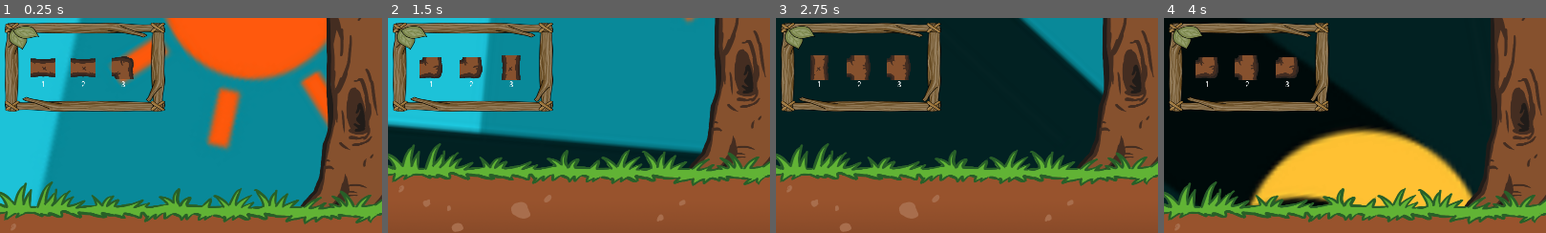
Above: before the commit, frames 1-4 (left to right).
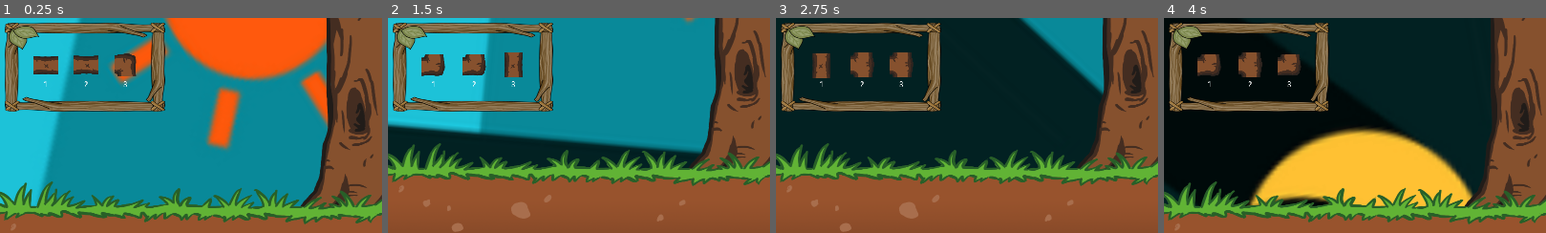
Above: after the commit, the same moments.

Repository: DEF-42/treeOfLife
Game: Godot game, scene res://Scenes/World.tscn
Two runs of this game, one before a commit and one after it. Both use one fixed random seed, a clock stepped at 60 frames per second and the inputs below. The engine's default icon, where the game draws it, is replaced by a stand-in: a white triangle on a blue panel in a dark square.
Inputs:
- Up to frame 1 (0.25 s): no input
- Up to frame 2 (1.5 s): hold Right (ui_right) 0.53-1.28 s; tap Keypad 1 (first_root) at 0.6 s; hold Down (ui_down) from 1.28 s (still down); tap Keypad 0 (rotate_roots) at 1.35 s
- Up to frame 3 (2.75 s): release Down (ui_down) at 2.03 s; hold Right (ui_right) from 2.03 s (still down); tap Keypad 2 (second_root) at 2.1 s
- Up to frame 4 (4 s): release Right (ui_right) at 2.78 s; hold Up (ui_up) 2.78-3.53 s; tap Keypad 3 (third_root) at 2.85 s; hold Left (ui_left) from 3.53 s (still down); tap Keypad 1 (first_root) at 3.6 s
The pictures show only the part of the screen within x 0-50%, y 0-50%; the shares and areas given below are measured in that part.

The runs differ from the first frame. In frame 1, 1.4% of the frame differs, in the area x 8-36%, y 16-32%; in frame 2, 1.3%; in frame 3, 1.4%; in frame 4, 1.3%.

Commit message:
rework grid

Diff:
--- a/Autoloads/GameBus.gd
+++ b/Autoloads/GameBus.gd
@@ -36,12 +36,9 @@
 	var attribute_coordinates = _attribute_coordinates(root_position)
 	var free = true;
 	for x in grid:
-		if (x.position == attribute_coordinates && !x.passable):
+		if (x.position == attribute_coordinates && !x.node.passable):
 			free = false;
 			break;
-
-	if (free):
-		_add_to_grid(root_position, "root")
 
 	return free;
 
@@ -49,16 +46,11 @@
 	return grid
 
 
-func _add_to_grid(root_position: Vector2, type: String):
-	grid.append({"position": _attribute_coordinates(root_position), "type": type, "passable": _get_type_passable_def(type)})
+func _add_to_grid(root_position: Vector2, node: Node2D):
+	grid.append({"position": _attribute_coordinates(root_position), "node": node})
 
 func _attribute_coordinates(root_position: Vector2) -> Vector2:
 	return Vector2(root_position.x / cell_size.x, root_position.y / cell_size.y)
 
 func invert_day_state():
 	set_day_cycle_state(!get_day_cycle_state())
-
-func _get_type_passable_def(type: String) -> bool:
-	if type == "root" || type == "rock":
-		return false
-	return true
--- a/Scenes/UI/RootSelector.tscn
+++ b/Scenes/UI/RootSelector.tscn
@@ -1,10 +1,9 @@
-[gd_scene load_steps=6 format=2]
+[gd_scene load_steps=5 format=2]
 
-[ext_resource path="res://Assets/UI/placeholder_root.png" type="Texture" id=1]
+[ext_resource path="res://Scenes/Underground/Items/Root.tscn" type="PackedScene" id=1]
 [ext_resource path="res://Assets/roboto_24.tres" type="DynamicFont" id=2]
 [ext_resource path="res://Assets/UI/placeholder_root_selector_frame.png" type="Texture" id=3]
 [ext_resource path="res://Scripts/UI/RootSelector.gd" type="Script" id=4]
-[ext_resource path="res://Assets/Underground/root_I.png" type="Texture" id=5]
 
 [node name="RootSelector" type="Node2D"]
 script = ExtResource( 4 )
@@ -15,9 +14,9 @@
 texture = ExtResource( 3 )
 
 [node name="SelectKeyLabel" type="Label" parent="."]
-margin_left = 104.0
+margin_left = 112.0
 margin_top = 180.0
-margin_right = 144.0
+margin_right = 152.0
 margin_bottom = 209.0
 custom_fonts/font = ExtResource( 2 )
 text = "1"
@@ -27,9 +26,9 @@
 }
 
 [node name="SelectKeyLabel2" type="Label" parent="."]
-margin_left = 233.0
+margin_left = 242.0
 margin_top = 180.0
-margin_right = 273.0
+margin_right = 282.0
 margin_bottom = 209.0
 custom_fonts/font = ExtResource( 2 )
 text = "2"
@@ -39,9 +38,9 @@
 }
 
 [node name="SelectKeyLabel3" type="Label" parent="."]
-margin_left = 362.0
+margin_left = 369.0
 margin_top = 180.0
-margin_right = 402.0
+margin_right = 409.0
 margin_bottom = 209.0
 custom_fonts/font = ExtResource( 2 )
 text = "3"
@@ -52,14 +51,11 @@
 
 [node name="RootsGroup" type="Node2D" parent="."]
 
-[node name="Root" type="Sprite" parent="RootsGroup"]
-position = Vector2( 124, 142 )
-texture = ExtResource( 5 )
+[node name="Root" parent="RootsGroup" instance=ExtResource( 1 )]
+position = Vector2( 131, 134 )
 
-[node name="Root2" type="Sprite" parent="RootsGroup"]
-position = Vector2( 252, 142 )
-texture = ExtResource( 1 )
+[node name="Root2" parent="RootsGroup" instance=ExtResource( 1 )]
+position = Vector2( 263, 133 )
 
-[node name="Root3" type="Sprite" parent="RootsGroup"]
-position = Vector2( 381, 142 )
-texture = ExtResource( 1 )
+[node name="Root3" parent="RootsGroup" instance=ExtResource( 1 )]
+position = Vector2( 389, 133 )
--- a/Scenes/Underground/Items/Rock.tscn
+++ b/Scenes/Underground/Items/Rock.tscn
@@ -1,8 +1,10 @@
-[gd_scene load_steps=2 format=2]
+[gd_scene load_steps=3 format=2]
 
 [ext_resource path="res://Assets/Underground/placeholder_rock.png" type="Texture" id=1]
+[ext_resource path="res://Scripts/Underground/Items/Rock.gd" type="Script" id=2]
 
 [node name="Rock" type="Node2D"]
+script = ExtResource( 2 )
 
 [node name="Sprite" type="Sprite" parent="."]
 texture = ExtResource( 1 )
--- /dev/null
+++ b/Scenes/Underground/Items/Root.tscn
@@ -0,0 +1,10 @@
+[gd_scene load_steps=3 format=2]
+
+[ext_resource path="res://Scripts/Underground/Items/Root.gd" type="Script" id=1]
+[ext_resource path="res://Assets/Underground/root_I.png" type="Texture" id=2]
+
+[node name="Root" type="Node2D"]
+script = ExtResource( 1 )
+
+[node name="Sprite" type="Sprite" parent="."]
+texture = ExtResource( 2 )
--- a/Scenes/Underground/Items/Sediment.tscn
+++ b/Scenes/Underground/Items/Sediment.tscn
@@ -1,8 +1,10 @@
-[gd_scene load_steps=2 format=2]
+[gd_scene load_steps=3 format=2]
 
 [ext_resource path="res://Assets/Underground/placeholder_sediments.png" type="Texture" id=1]
+[ext_resource path="res://Scripts/Underground/Items/Sediment.gd" type="Script" id=2]
 
 [node name="Sediment" type="Node2D"]
+script = ExtResource( 2 )
 
 [node name="Sprite" type="Sprite" parent="."]
 texture = ExtResource( 1 )
--- a/Scripts/UI/RootSelector.gd
+++ b/Scripts/UI/RootSelector.gd
@@ -28,14 +28,14 @@
 		_rotate_roots()
 
 
-func _create_root(sprite: Sprite):
-	EVENTS.emit_signal("create_root", sprite)
+func _create_root(root: Node2D):
+	EVENTS.emit_signal("create_root", root)
 	if GAME.get_can_create_root():
 		_randomize_roots()
 
 func _randomize_roots():
 	for root in $RootsGroup.get_children():
-		root.texture = _get_random_root();
+		root.get_child(0).texture = _get_random_root();
 
 func _get_random_root() -> StreamTexture:
 	var random_number = rng.randi_range(1, root_dictionary.size())
--- a/Scripts/Underground/Grid.gd
+++ b/Scripts/Underground/Grid.gd
@@ -6,21 +6,22 @@
 	_register_rocks()
 	_register_sediments()
 
-func _on_create_root(sprite: Sprite):
+func _on_create_root(root: Node2D):
 	GAME.set_can_create_root(true)
-	var newSprite = sprite.duplicate()
+	var duplicatedRoot = root.duplicate()
 	if GAME.check_free_in_grid($GridKinematic.position):
-		newSprite.position = Vector2($GridKinematic.position.x + 40, $GridKinematic.position.y + 40)
-		add_child_below_node($".", newSprite)
+		duplicatedRoot.position = Vector2($GridKinematic.position.x + 40, $GridKinematic.position.y + 40)
+		add_child_below_node($".", duplicatedRoot)
+		GAME._add_to_grid($GridKinematic.position, duplicatedRoot)
 		GAME.set_can_create_root(true)
 	else: GAME.set_can_create_root(false)
 
 func _register_rocks():
 	for rock in $RockGroup.get_children():
 		# Pourquoi il y a 500px qui trainent sur le y ?!
-		GAME._add_to_grid(Vector2(rock.global_position.x, rock.global_position.y - 500), "rock")
+		GAME._add_to_grid(Vector2(rock.global_position.x, rock.global_position.y - 500), rock)
 
 func _register_sediments():
 	for sediment in $SedimentGroup.get_children():
 		# Pourquoi il y a 500px qui trainent sur le y ?!
-		GAME._add_to_grid(Vector2(sediment.global_position.x, sediment.global_position.y - 500), "sediment")
+		GAME._add_to_grid(Vector2(sediment.global_position.x, sediment.global_position.y - 500), sediment)
--- /dev/null
+++ b/Scripts/Underground/Items/Rock.gd
@@ -0,0 +1,3 @@
+extends Node2D
+
+export var passable = false
--- /dev/null
+++ b/Scripts/Underground/Items/Root.gd
@@ -0,0 +1,3 @@
+extends Node2D
+
+export var passable = false
--- /dev/null
+++ b/Scripts/Underground/Items/Sediment.gd
@@ -0,0 +1,3 @@
+extends Node2D
+
+export var passable = true
Binary file removed: Assets/UI/placeholder_root.png
Not shown, removed: Assets/UI/placeholder_root.png.import
Binary file removed: Assets/UI/placeholder_root_2.png
Not shown, removed: Assets/UI/placeholder_root_2.png.import
Binary file removed: Assets/UI/placeholder_root_3.png
Not shown, removed: Assets/UI/placeholder_root_3.png.import
